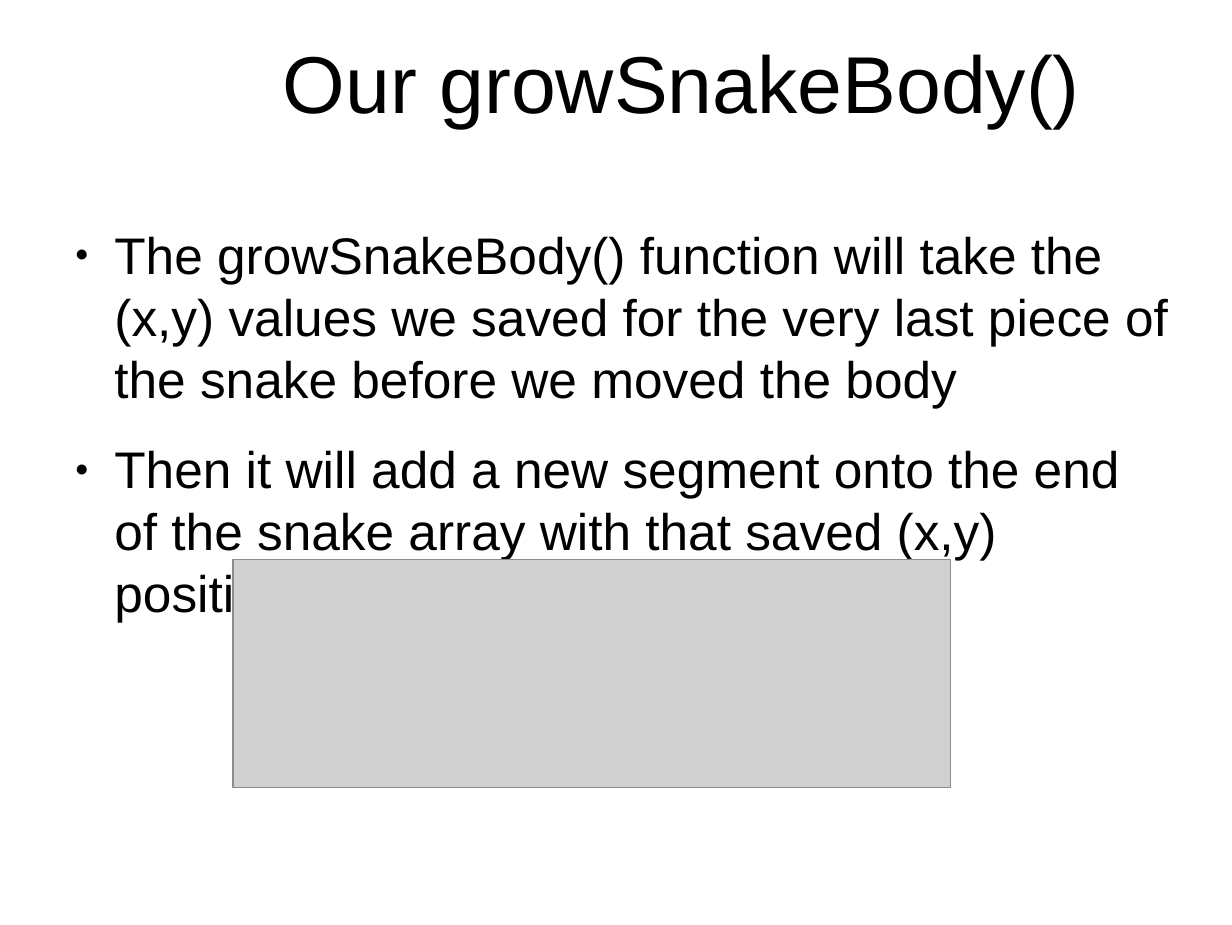
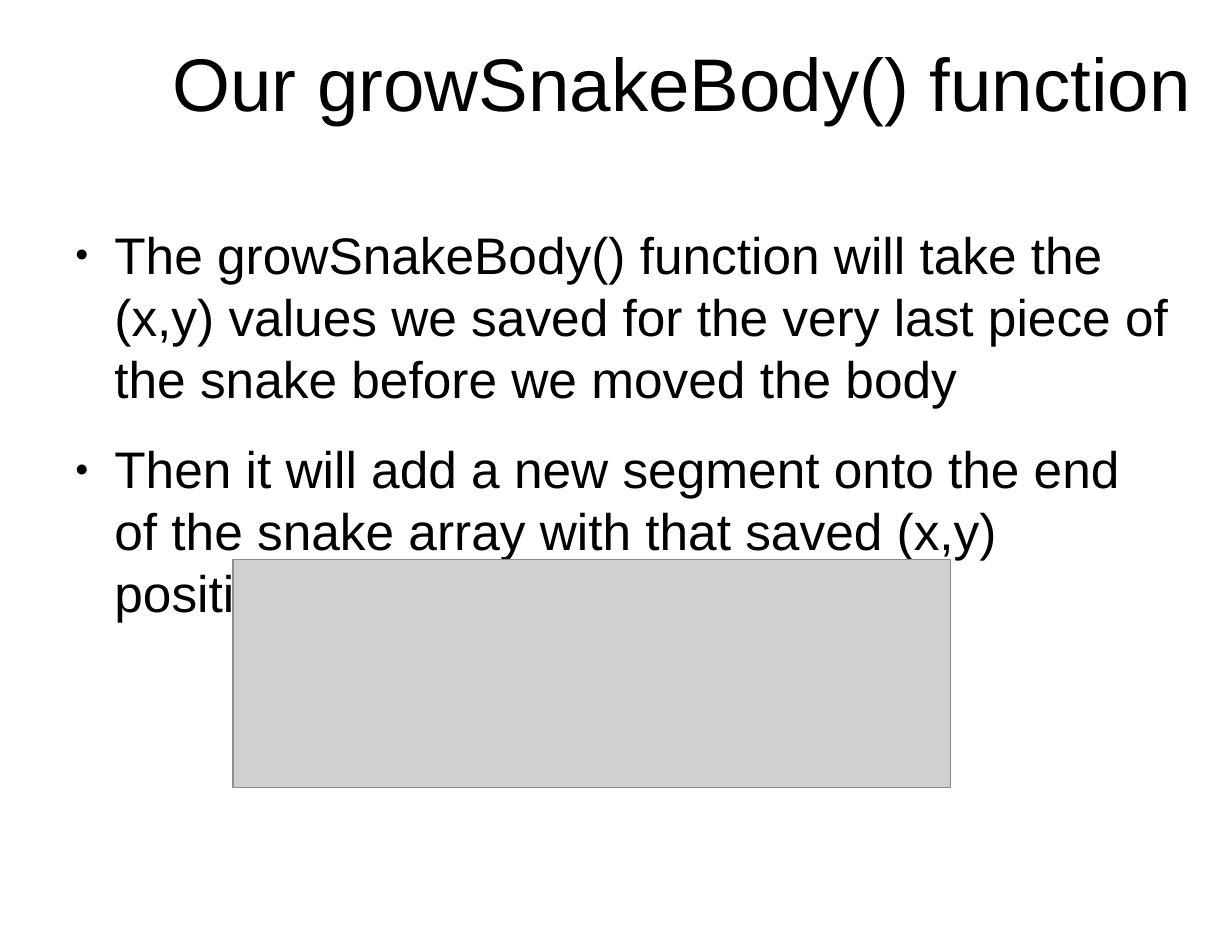
Before and after one commit to originalgrego/Slithers, a slide deck: slide 30 of Slithers - Explorathon 2018.odp. Drawn at 1232x925 pixels with LibreOffice and Linux fonts; fonts in the diff are those of the drawing; grey boxes stand for pictures; background and template pictures are left out. Boxes give left, top, right and bottom in pixels: in the first picture for what was removed or moved away, otherwise in the second. Text is boxed around its words. In the diff, an @@ line names an element or a change of style, - is before the commit and + after.

Commit message:
Updating the draw code to always use the drawImage function when possible. Also update the starter project and slideshow to make code copying a little easier. More updates to the presentation to make it more clear

```diff
--- a/Slithers - Explorathon 2018.odp
+++ b/Slithers - Explorathon 2018.odp
@@ title at [172, 57, 1191, 125]: text changed; size 51.9 to 48 pt @@
-Our growSnakeBody()
+Our growSnakeBody() function
```
Also in this commit, not shown: 13 other slides changed, 2 other files.
